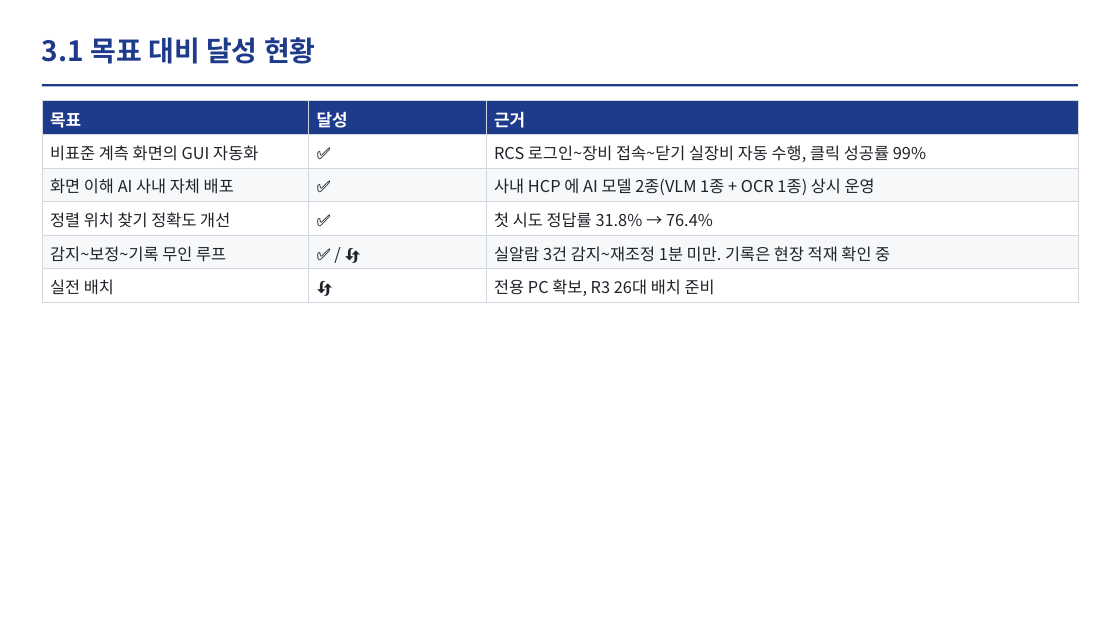
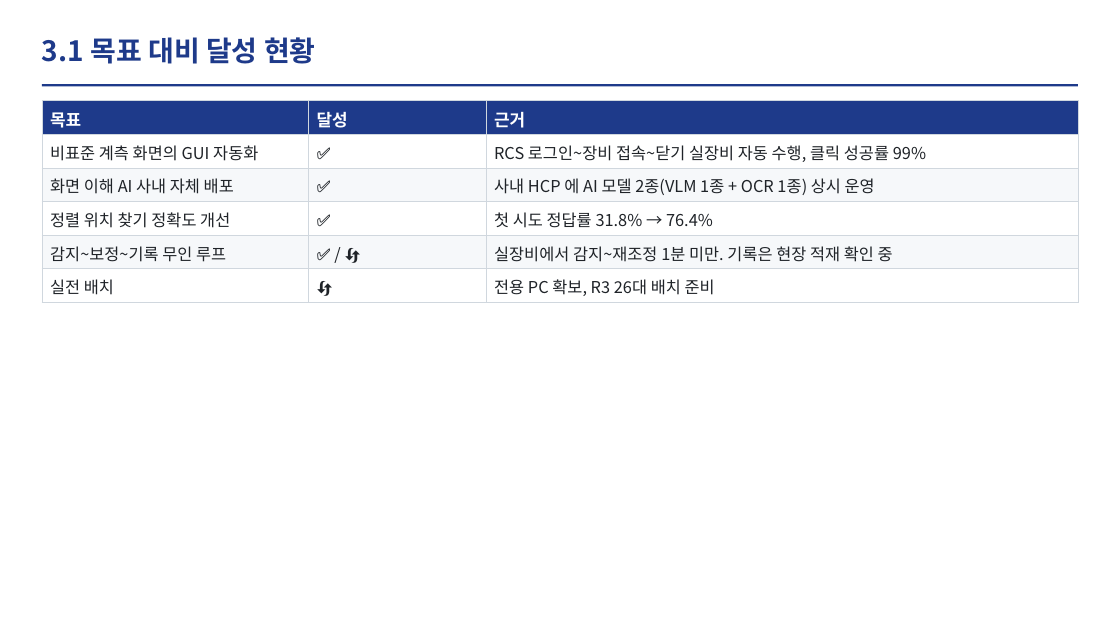
Before and after one commit to DarrenKoi/auto_recipe_creator, a slide deck: slide 7 of docs/project_progress/img/07/07_slides.pptx. Drawn at 1120x630 pixels with LibreOffice and Linux fonts; fonts in the diff are those of the drawing. Boxes give left, top, right and bottom in pixels: in the first picture for what was removed or moved away, otherwise in the second. Text is boxed around its words. In the diff, an @@ line names an element or a change of style, - is before the commit and + after.

```diff
--- a/docs/project_progress/img/07/07_slides.pptx
+++ b/docs/project_progress/img/07/07_slides.pptx
@@ table at [42, 101, 1078, 302] @@
-row 5, column 3: 실알람 3건 감지~재조정 1분 미만. 기록은 현장 적재 확인 중
+row 5, column 3: 실장비에서 감지~재조정 1분 미만. 기록은 현장 적재 확인 중
```
Also in this commit, not shown: 2 other slides changed, 5 other files.
